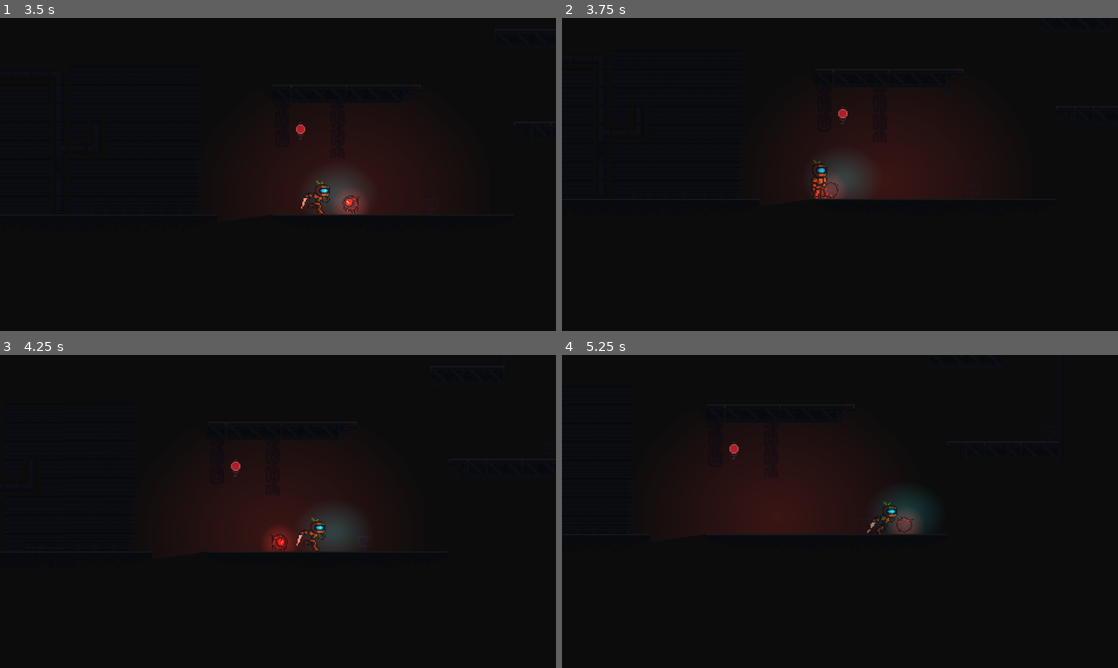
Above: before the commit, frames 1-4 (two rows, left to right).
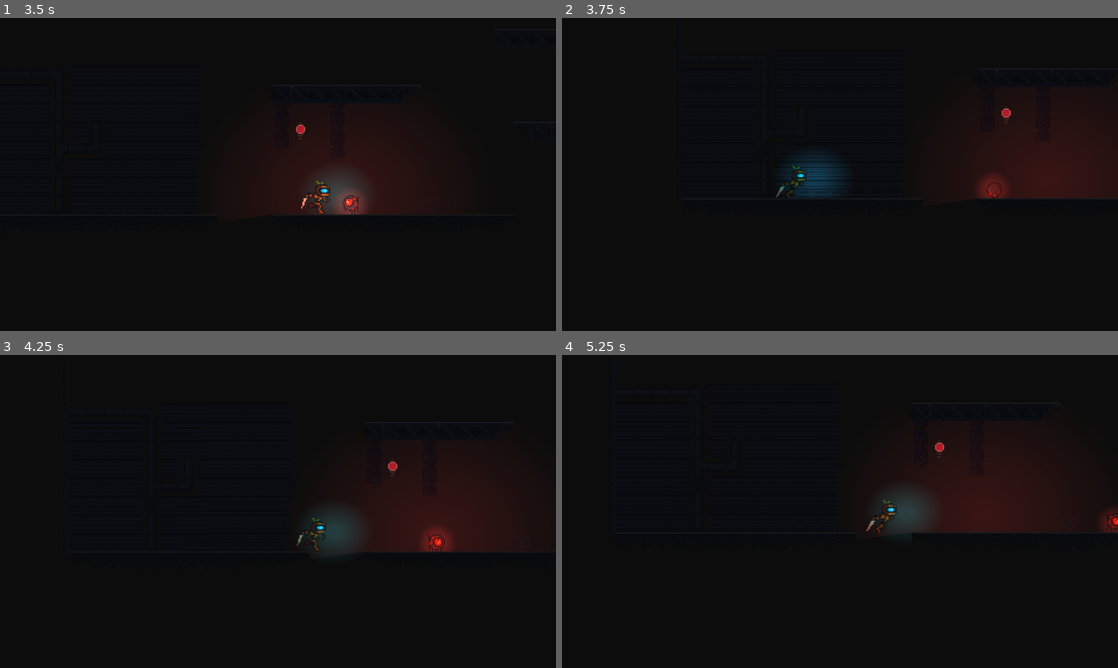
Above: after the commit, the same moments.

Repository: Foxz-Games/GameJam2025Wave
Game: Godot game, scene res://scenes/level_1.tscn
Two runs of this game, one before a commit and one after it. Both use one fixed random seed, a clock stepped at 60 frames per second and the inputs below.
Inputs:
- Up to frame 1 (3.5 s): tap Enter at 0.5 s; hold D (right) 0.53-2.03 s; tap Shift (dash) every 0.75 s from 0.6 to 2.85 s; tap Space (jump) at 0.77, 1.52, 3.02 s; hold A (left) 2.03-2.78 s; hold D (right) from 2.78 s (still down)
- Up to frame 2 (3.75 s): keep holding D (right); tap Shift (dash) at 3.6 s
- Up to frame 3 (4.25 s): keep holding D (right); tap Space (jump) at 3.77 s
- Up to frame 4 (5.25 s): release D (right) at 4.28 s; hold A (left) 4.28-5.03 s; tap Shift (dash) at 4.35, 5.1 s; tap Space (jump) at 4.52 s; hold D (right) from 5.03 s (still down)

Frame 1 is identical in both runs. In frame 2, 9.7% of the frame differs, in the area x 38-100%, y 28-59%; in frame 3, 8.7%; in frame 4, 12%, in the area x 23-100%, y 27-58%.
Error before the commit: Invalid access to property or key 'health' on a base object of type 'null instance'. (res://components/hurtbox.gd:14)

Commit message:
setup player health

Diff:
--- a/scenes/Entities/player.tscn
+++ b/scenes/Entities/player.tscn
@@ -1,9 +1,10 @@
-[gd_scene load_steps=42 format=3 uid="uid://bnnk4hyf8t4o2"]
+[gd_scene load_steps=43 format=3 uid="uid://bnnk4hyf8t4o2"]
 
 [ext_resource type="Script" uid="uid://37lqcsqgixhs" path="res://scripts/player/player.gd" id="1_xdo53"]
 [ext_resource type="Texture2D" uid="uid://ctofyek8da85s" path="res://assets/entities/player/player-idle.png" id="2_jqi8p"]
 [ext_resource type="Texture2D" uid="uid://w3v6jue83rfs" path="res://assets/entities/player/player-jump-Sheet.png" id="2_vpmba"]
 [ext_resource type="Texture2D" uid="uid://dj6bnni4demeg" path="res://assets/entities/player/player-run-Sheet.png" id="3_jqi8p"]
+[ext_resource type="Script" uid="uid://d2mr1dluu3vhh" path="res://components/health.gd" id="6_4yslr"]
 [ext_resource type="Script" uid="uid://38rpj7gyde1c" path="res://components/hurtbox.gd" id="6_ltljm"]
 
 [sub_resource type="CapsuleShape2D" id="CapsuleShape2D_5xbjy"]
@@ -289,18 +290,6 @@
 animation = &"run"
 speed_scale = 1.5
 
-[node name="Health" parent="."]
-_import_path = NodePath("")
-unique_name_in_owner = false
-process_mode = 0
-process_priority = 0
-process_physics_priority = 0
-process_thread_group = 0
-physics_interpolation_mode = 0
-auto_translate_mode = 0
-editor_description = ""
-script = null
-
 [node name="Hurtbox" type="Area2D" parent="." node_paths=PackedStringArray("health")]
 collision_layer = 0
 collision_mask = 2
@@ -309,3 +298,9 @@
 
 [node name="CollisionShape2D" type="CollisionShape2D" parent="Hurtbox"]
 shape = SubResource("CapsuleShape2D_5xbjy")
+
+[node name="Health" type="Node" parent="."]
+script = ExtResource("6_4yslr")
+metadata/_custom_type_script = "uid://d2mr1dluu3vhh"
+
+[connection signal="health_depleted" from="Health" to="." method="_on_health_health_depleted"]
